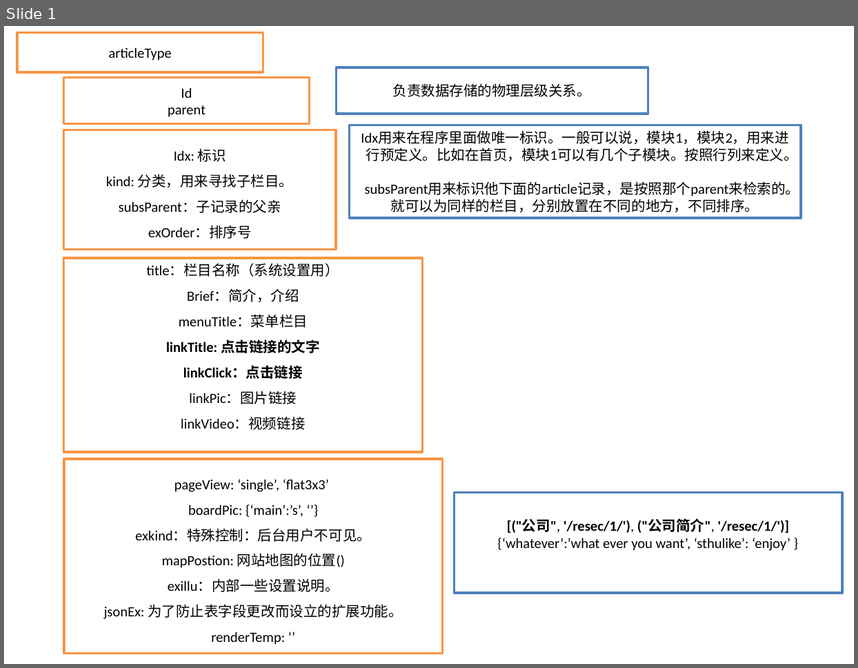
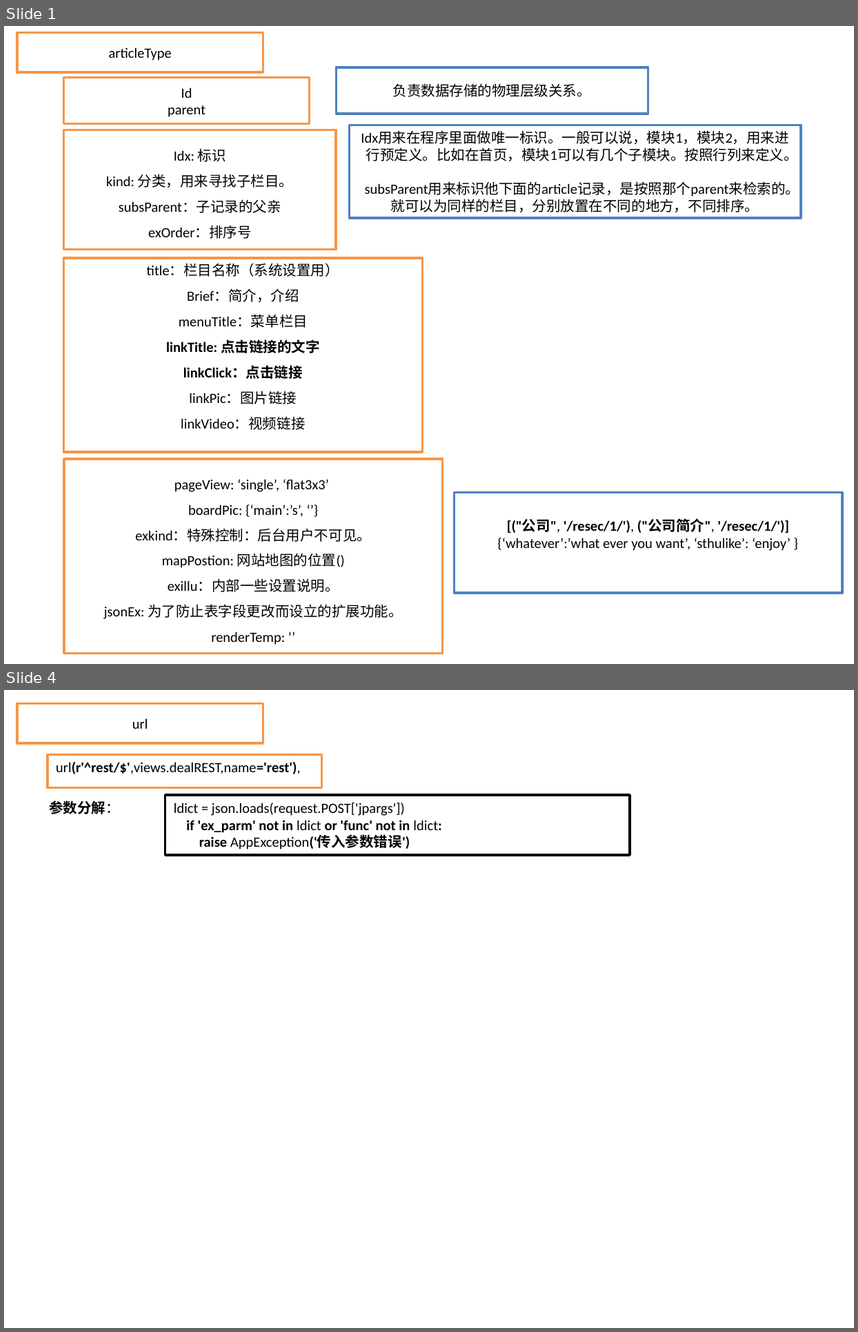
Before and after one commit to zhtdh/seoWeb, a slide deck: hierarchy.pptx. Shown one above the other, each under a label of ours: slide 1 before the commit, slides 1 and 4 after it; the slides between them are not shown. The pictures are 858x668 and 858x1332 pixels, drawn with LibreOffice and Linux fonts; fonts in the diff are those of the drawing. Boxes give left, top, right and bottom in pixels: in the first picture for what was removed or moved away, otherwise in the second. Text is boxed around its words. In the diff, an @@ line names an element or a change of style, - is before the commit and + after.

```diff
--- a/hierarchy.pptx
+++ b/hierarchy.pptx
@@ slide 4 added at (x1=4, y1=690, x2=854, y2=1328), background #009B4E @@
@@ rectangle added at (x1=18, y1=704, x2=263, y2=744), fill #009B4E, outline #F79646 2 pt, 12 pt, text #000000 @@
+url
@@ rectangle added at (x1=47, y1=755, x2=322, y2=788), fill #009B4E, outline #F79646 2 pt, 12 pt, text #000000 @@
+url(r'^rest/$',views.dealREST,name='rest'),
@@ text added at (x1=49, y1=800, x2=120, y2=814), 12 pt, text #000000, bold @@
+参数分解：
@@ rectangle added at (x1=165, y1=795, x2=631, y2=855), fill #009B4E, outline #000000 2 pt, 12 pt, text #000000 @@
+ldict = json.loads(request.POST['jpargs'])
+if 'ex_parm' not in ldict or 'func' not in ldict:
+raise AppException('传入参数错误')
```
Also in this commit, not shown: 1 slide changed, 1 other slide added, 5 other files.
